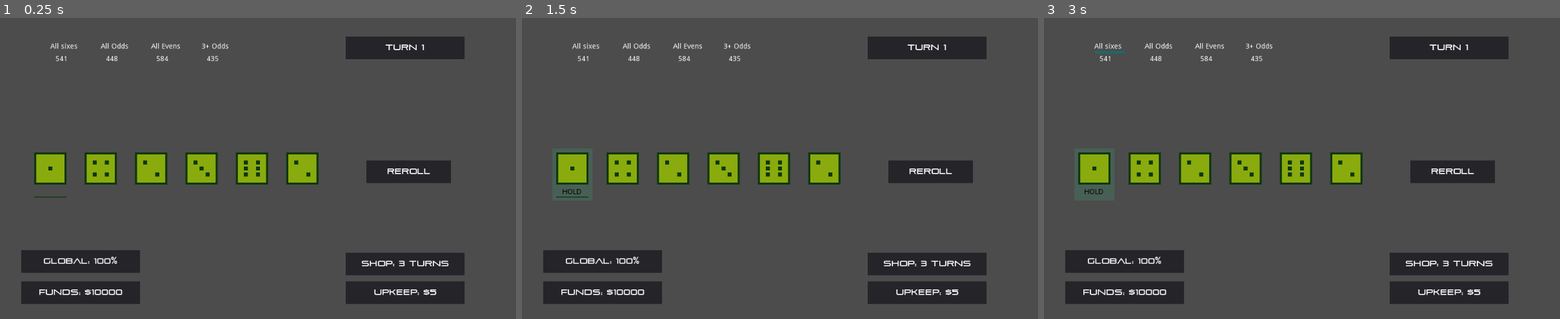
Above: before the commit, frames 1-3 (left to right).
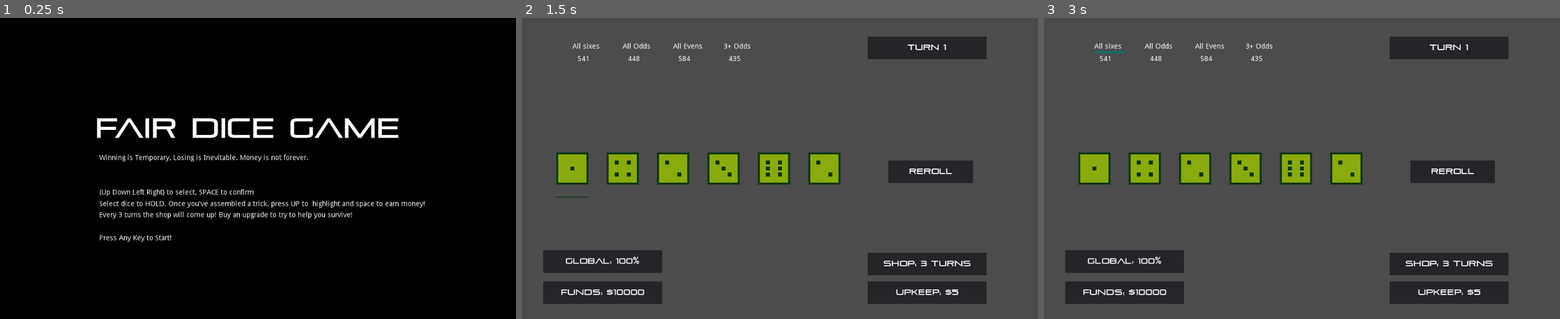
Above: after the commit, the same moments.

Repository: dexdexdex/house_wins
Game: Godot game, scene res://main.tscn
The game is run twice, just before and just after one commit, with the same random seed, the same clock (stepped at 60 frames per second) and the same inputs.
Inputs:
- Up to frame 1 (0.25 s): no input
- Up to frame 2 (1.5 s): tap Enter (ui_accept) at 0.5, 1.35 s; hold Right (ui_right) 0.53-1.28 s; hold Enter (ui_accept) 0.53-1.28 s; hold Down (ui_down) from 1.28 s (still down)
- Up to frame 3 (3 s): tap Enter (ui_accept) at 1.52, 1.82, 2, 2.85 s; release Down (ui_down) at 2.03 s; hold Right (ui_right) 2.03-2.78 s; hold Enter (ui_accept) 2.03-2.78 s; hold Up (ui_up) from 2.78 s (still down)

The runs differ from the first frame. In frame 1, 100% of the frame differs, in the area x 0-100%, y 0-100%; in frame 2, less than 0.1%; in frame 3, less than 0.1%.

Commit message:
New intro screen

Diff:
--- /dev/null
+++ b/intro.gd
@@ -0,0 +1,16 @@
+extends Node2D
+
+
+# Declare member variables here. Examples:
+# var a = 2
+# var b = "text"
+
+
+# Called when the node enters the scene tree for the first time.
+func _ready():
+	pass # Replace with function body.
+
+
+# Called every frame. 'delta' is the elapsed time since the previous frame.
+#func _process(delta):
+#	pass
--- /dev/null
+++ b/intro.tscn
@@ -0,0 +1,81 @@
+[gd_scene load_steps=4 format=2]
+
+[ext_resource path="res://pirulen.ttf" type="DynamicFontData" id=2]
+
+[sub_resource type="StyleBoxFlat" id=2]
+bg_color = Color( 0, 0, 0, 1 )
+
+[sub_resource type="DynamicFont" id=1]
+size = 55
+font_data = ExtResource( 2 )
+
+[node name="fair_dice_intro" type="Node2D"]
+
+[node name="Panel" type="Panel" parent="."]
+margin_right = 1024.0
+margin_bottom = 600.0
+custom_styles/panel = SubResource( 2 )
+__meta__ = {
+"_edit_use_anchors_": false
+}
+
+[node name="fair_dice_intro" type="Label" parent="."]
+margin_left = 189.0
+margin_top = 192.0
+margin_right = 793.0
+margin_bottom = 253.0
+custom_fonts/font = SubResource( 1 )
+text = "FAIR DICE GAME"
+__meta__ = {
+"_edit_use_anchors_": false
+}
+
+[node name="intro_1" type="Label" parent="."]
+margin_left = 197.0
+margin_top = 272.0
+margin_right = 348.0
+margin_bottom = 286.0
+text = "Winning is Temporary, Losing is Inevitable. Money is not forever."
+__meta__ = {
+"_edit_use_anchors_": false
+}
+
+[node name="intro_2" type="Label" parent="."]
+margin_left = 197.0
+margin_top = 341.0
+margin_right = 504.0
+margin_bottom = 355.0
+text = "(Up Down Left Right) to select, SPACE to confirm"
+__meta__ = {
+"_edit_use_anchors_": false
+}
+
+[node name="intro_3" type="Label" parent="."]
+margin_left = 197.0
+margin_top = 364.0
+margin_right = 823.0
+margin_bottom = 378.0
+text = "Select dice to HOLD. Once you've assembled a trick, press UP to  highlight and space to earn money!"
+__meta__ = {
+"_edit_use_anchors_": false
+}
+
+[node name="intro_4" type="Label" parent="."]
+margin_left = 197.0
+margin_top = 386.0
+margin_right = 823.0
+margin_bottom = 400.0
+text = "Every 3 turns the shop will come up! Buy an upgrade to try to help you survive!"
+__meta__ = {
+"_edit_use_anchors_": false
+}
+
+[node name="start" type="Label" parent="."]
+margin_left = 197.0
+margin_top = 432.0
+margin_right = 427.0
+margin_bottom = 446.0
+text = "Press Any Key to Start!"
+__meta__ = {
+"_edit_use_anchors_": false
+}
--- /dev/null
+++ b/intro_2.gd
@@ -0,0 +1,16 @@
+extends Label
+
+
+# Declare member variables here. Examples:
+# var a = 2
+# var b = "text"
+
+
+# Called when the node enters the scene tree for the first time.
+func _ready():
+	pass # Replace with function body.
+
+
+# Called every frame. 'delta' is the elapsed time since the previous frame.
+#func _process(delta):
+#	pass
--- a/main.gd
+++ b/main.gd
@@ -9,6 +9,7 @@
 export(PackedScene) var cash_in
 export(PackedScene) var game_over_scene
 export(PackedScene) var shop
+export(PackedScene) var intro_scene
 
 # dice position index is current position of your cursor, goes from 1-6
 var dice_position_index = 0
@@ -36,6 +37,7 @@
 
 var global_multiplier = 1.00
 
+var in_intro = true
 
 
 var rng = RandomNumberGenerator.new()
@@ -44,6 +46,8 @@
 var in_shop = false
 
 var shop_instance
+
+var intro_instance
 
 func reroll_dice():
 	$dice_roll.play()
@@ -136,121 +140,129 @@
 	shop_instance = shop.instance()
 	add_child(shop_instance)
 
+	intro_instance = intro_scene.instance()
+	add_child(intro_instance)
+
 	pass # Replace with function body.
 
+func _input(event):
+	if event is InputEventKey and event.pressed:
+		in_intro = false
+		intro_instance.visible = false
 
 # Called every frame. 'delta' is the elapsed time since the previous frame.
 func _process(delta):
 
-	$global_multiplier/multiplier_text.set_text(str("GLOBAL: ", int(global_multiplier*100), "%"))
-	$turn_counter/turn_label.set_text(str("TURN ", turn_count))
-
-	# if shop is active we need to handle all the shop inputs instead of the inputs here
-	if(in_shop == false):
-		if(Input.is_action_pressed("ui_right") and input_ok == true):
-			if(dice_select_mode == true and dice_position_index < 6):
-				dice_position_index += 1
+	if(in_intro == false):
+		$global_multiplier/multiplier_text.set_text(str("GLOBAL: ", int(global_multiplier*100), "%"))
+		$turn_counter/turn_label.set_text(str("TURN ", turn_count))
+
+		# if shop is active we need to handle all the shop inputs instead of the inputs here
+		if(in_shop == false):
+			if(Input.is_action_pressed("ui_right") and input_ok == true):
+				if(dice_select_mode == true and dice_position_index < 6):
+					dice_position_index += 1
+					handle_dice_hover()
+				elif(cash_in_mode == true and cash_in_index < 3):
+					cash_in_index += 1
+					handle_cash_in_hover()
+				if($ui_move.is_playing() == false):
+					$ui_move.play()
+				input_ok = false
+
+			if(Input.is_action_pressed("ui_left") and input_ok == true):
+				if(dice_select_mode == true and dice_position_index > 0):
+					dice_position_index -= 1
+					handle_dice_hover()
+				elif(cash_in_mode == true and cash_in_index > 0):
+					cash_in_index -= 1
+					handle_cash_in_hover()
+				if($ui_move.is_playing() == false):
+					$ui_move.play()
+				input_ok = false
+
+			if(Input.is_action_pressed("ui_up") and input_ok == true):
+				cash_in_mode = true
+				dice_select_mode = false
 				handle_dice_hover()
-			elif(cash_in_mode == true and cash_in_index < 3):
-				cash_in_index += 1
 				handle_cash_in_hover()
-			if($ui_move.is_playing() == false):
-				$ui_move.play()
-			input_ok = false
-
-		if(Input.is_action_pressed("ui_left") and input_ok == true):
-			if(dice_select_mode == true and dice_position_index > 0):
-				dice_position_index -= 1
+				if($ui_move.is_playing() == false):
+					$ui_move.play()
+				input_ok = false
+
+			if(Input.is_action_pressed("ui_down") and input_ok == true):
+				cash_in_mode = false
+				dice_select_mode = true
+				dice_position_index = 0
 				handle_dice_hover()
-			elif(cash_in_mode == true and cash_in_index > 0):
-				cash_in_index -= 1
 				handle_cash_in_hover()
-			if($ui_move.is_playing() == false):
-				$ui_move.play()
-			input_ok = false
-
-		if(Input.is_action_pressed("ui_up") and input_ok == true):
-			cash_in_mode = true
-			dice_select_mode = false
-			handle_dice_hover()
-			handle_cash_in_hover()
-			if($ui_move.is_playing() == false):
-				$ui_move.play()
-			input_ok = false
-
-		if(Input.is_action_pressed("ui_down") and input_ok == true):
-			cash_in_mode = false
-			dice_select_mode = true
-			dice_position_index = 0
-			handle_dice_hover()
-			handle_cash_in_hover()
-			if($ui_move.is_playing() == false):
-				$ui_move.play()
-			input_ok = false
-
-		if(Input.is_action_pressed("ui_accept") and input_ok == true):
-			if game_over:
-				get_tree().reload_current_scene()
-			input_ok = false
-			if(dice_position_index < 6 and dice_select_mode == true):
-				$ui_toggle.play()
-				dice_array[dice_position_index].toggle()
-
-			elif(turns_until_shop == 0):
-				# show shop!
-				in_shop = true
-				shop_instance.visible = true
-				shop_instance.shop_index = 0
-				shop_instance.handle_hover_highlight()
-				shop_instance.start_timer()
-				shop_instance.generate_options()
-				turns_until_shop = 3
-			elif(dice_select_mode == true and dice_position_index == 6):
-				# do reroll!
-				reroll_dice()
-				turns_until_shop -= 1
-				upkeep = upkeep * 1.25
-				turn_count += 1
-				if current_funds > max_funds:
-					max_funds = current_funds
-				current_funds -= upkeep
-				if current_funds < 0:
-					game_over = true
-					$ost.stop()
-					$game_over.play()
-					var scene = game_over_scene.instance()
-					add_child(scene)
-					scene.set_text(turn_count, max_funds)
-				upkeep = stepify(upkeep * 1.25, 1)
-				$upkeep_panel/upkeep_text.set_text(str("UPKEEP: $", int(upkeep)))
-				$cash_panel/cash_text.set_text(str("FUNDS: $", int(current_funds)))
-				if(turns_until_shop == 0):
-					$shop_timer/shop_timer_label.set_text(str("SHOP: NEXT TURN!"))
+				if($ui_move.is_playing() == false):
+					$ui_move.play()
+				input_ok = false
+
+			if(Input.is_action_pressed("ui_accept") and input_ok == true):
+				if game_over:
+					get_tree().reload_current_scene()
+				input_ok = false
+				if(dice_position_index < 6 and dice_select_mode == true):
+					$ui_toggle.play()
+					dice_array[dice_position_index].toggle()
+
+				elif(turns_until_shop == 0):
+					# show shop!
+					in_shop = true
+					shop_instance.visible = true
+					shop_instance.shop_index = 0
+					shop_instance.handle_hover_highlight()
+					shop_instance.start_timer()
+					shop_instance.generate_options()
+					turns_until_shop = 3
+				elif(dice_select_mode == true and dice_position_index == 6):
+					# do reroll!
+					reroll_dice()
+					turns_until_shop -= 1
+					upkeep = upkeep * 1.25
+					turn_count += 1
+					if current_funds > max_funds:
+						max_funds = current_funds
+					current_funds -= upkeep
+					if current_funds < 0:
+						game_over = true
+						$ost.stop()
+						$game_over.play()
+						var scene = game_over_scene.instance()
+						add_child(scene)
+						scene.set_text(turn_count, max_funds)
+					upkeep = stepify(upkeep * 1.25, 1)
+					$upkeep_panel/upkeep_text.set_text(str("UPKEEP: $", int(upkeep)))
+					$cash_panel/cash_text.set_text(str("FUNDS: $", int(current_funds)))
+					if(turns_until_shop == 0):
+						$shop_timer/shop_timer_label.set_text(str("SHOP: NEXT TURN!"))
+					else:
+						$shop_timer/shop_timer_label.set_text(str("SHOP: ", turns_until_shop, " TURNS"))
+					pass
+				# maybe we tried to enter something but it was wrong
 				else:
-					$shop_timer/shop_timer_label.set_text(str("SHOP: ", turns_until_shop, " TURNS"))
-				pass
-			# maybe we tried to enter something but it was wrong
-			else:
-				$ui_error.play()
-				pass
-
-			if cash_in_mode:
-				# If matches constraint
-				if cash_in_array[cash_in_index].check_rule(dice_array):
-					current_funds += cash_in_array[cash_in_index].reward * global_multiplier
-
-					for i in 6:
-						if(dice_array[i].is_held == true):
-							dice_array[i].toggle()
-					reroll_dice()
-					$cash_panel/cash_text.set_text(str("FUNDS: $", int(current_funds)))
-					$ui_powerup.play()
-					cash_in_array[cash_in_index].change_rule()
-				return
-
-
-	if(!(Input.is_action_pressed("ui_right")) and !(Input.is_action_pressed("ui_left")) and !(Input.is_action_pressed("ui_accept"))):
-		input_ok = true
+					$ui_error.play()
+					pass
+
+				if cash_in_mode:
+					# If matches constraint
+					if cash_in_array[cash_in_index].check_rule(dice_array):
+						current_funds += cash_in_array[cash_in_index].reward * global_multiplier
+
+						for i in 6:
+							if(dice_array[i].is_held == true):
+								dice_array[i].toggle()
+						reroll_dice()
+						$cash_panel/cash_text.set_text(str("FUNDS: $", int(current_funds)))
+						$ui_powerup.play()
+						cash_in_array[cash_in_index].change_rule()
+					return
+
+
+		if(!(Input.is_action_pressed("ui_right")) and !(Input.is_action_pressed("ui_left")) and !(Input.is_action_pressed("ui_accept"))):
+			input_ok = true
 
 
 
--- a/main.tscn
+++ b/main.tscn
@@ -13,6 +13,7 @@
 [ext_resource path="res://fair_dice_game.wav" type="AudioStream" id=11]
 [ext_resource path="res://Collect 4.wav" type="AudioStream" id=12]
 [ext_resource path="res://lose-7.wav" type="AudioStream" id=13]
+[ext_resource path="res://intro.tscn" type="PackedScene" id=14]
 
 [sub_resource type="DynamicFont" id=1]
 font_data = ExtResource( 4 )
@@ -23,6 +24,7 @@
 cash_in = ExtResource( 3 )
 game_over_scene = ExtResource( 5 )
 shop = ExtResource( 6 )
+intro_scene = ExtResource( 14 )
 
 [node name="reroll_button" type="Panel" parent="."]
 margin_left = 727.0
Not shown, changed: export_presets.cfg
Not shown: 1 places in main.tscn that only renumber resources
